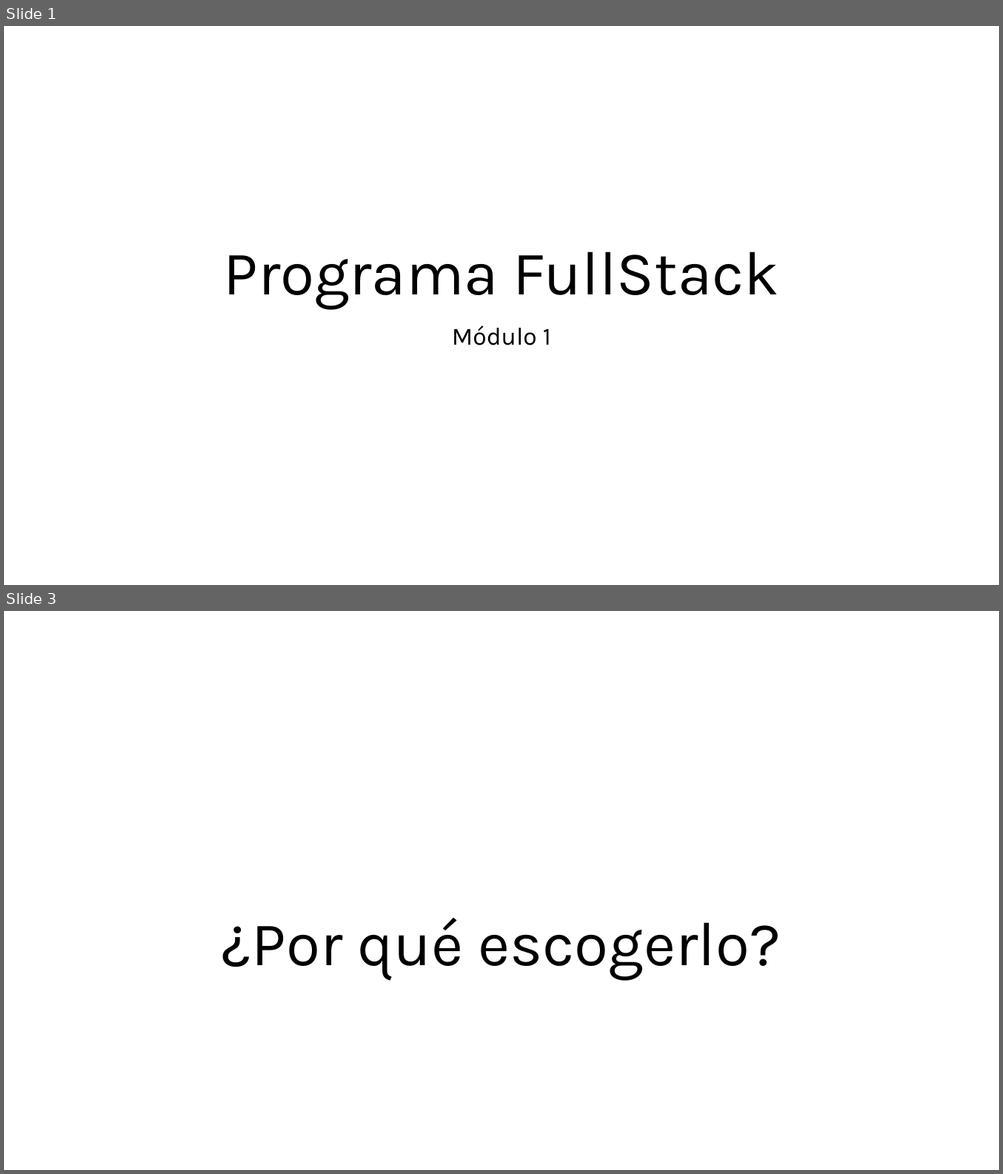
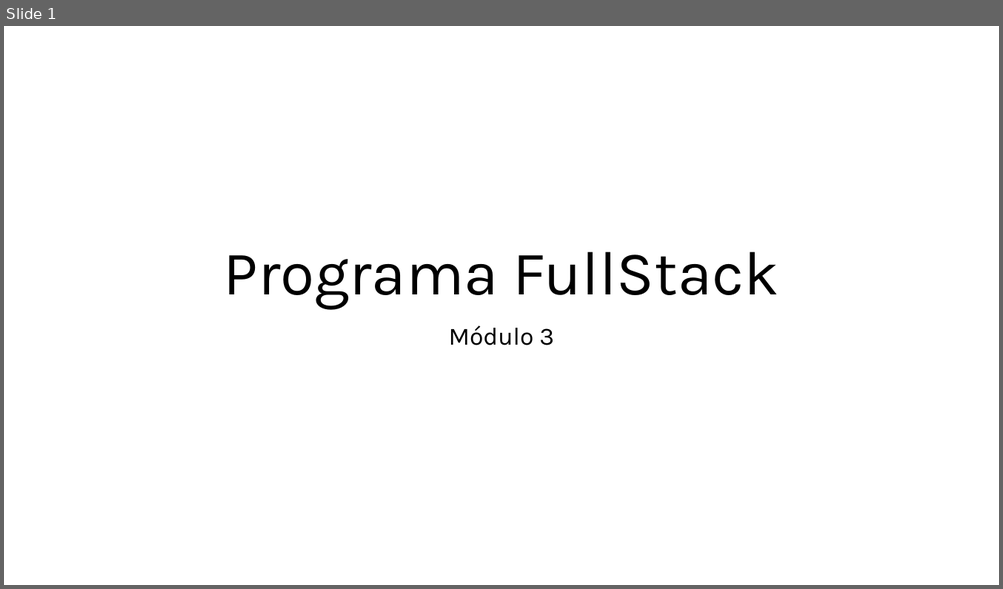
Before and after one commit to enmanuelmag/Bootcamp-FullStack, a slide deck: Unidad_3/Presentación.pptx. Shown one above the other, each under a label of ours: slides 1 and 3 before the commit, slide 1 after it; the slides between them are not shown. The pictures are 1003x1174 and 1003x589 pixels, drawn with LibreOffice and Linux fonts; fonts in the diff are those of the drawing. Boxes give left, top, right and bottom in pixels: in the first picture for what was removed or moved away, otherwise in the second. Text is boxed around its words. In the diff, an @@ line names an element or a change of style, - is before the commit and + after.

```diff
--- a/Unidad_3/Presentación.pptx
+++ b/Unidad_3/Presentación.pptx
@@ slide 3 removed at [4, 611, 999, 1170], background #FFFFFF @@
@@ title removed at [221, 918, 780, 980] @@
-¿Por qué escogerlo?
@@ slide 1 changed as well @@
@@ subtitle at [449, 326, 554, 346]: text changed @@
-Módulo 1
+Módulo 3
```
Also in this commit, not shown: 1 other slide changed, 3 slides added, 13 other slides removed.
